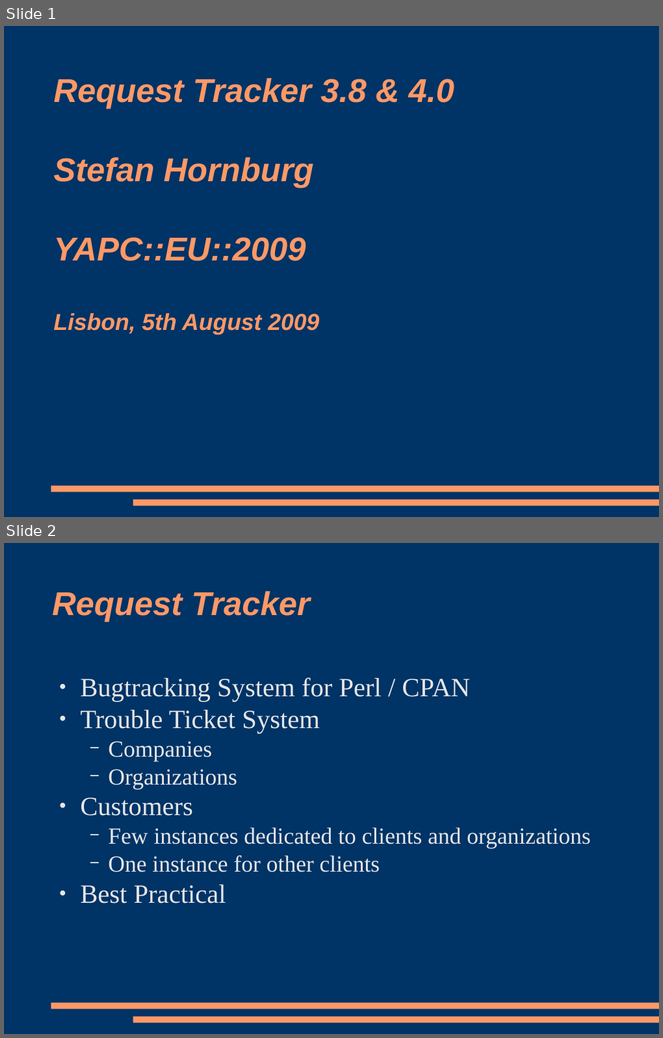
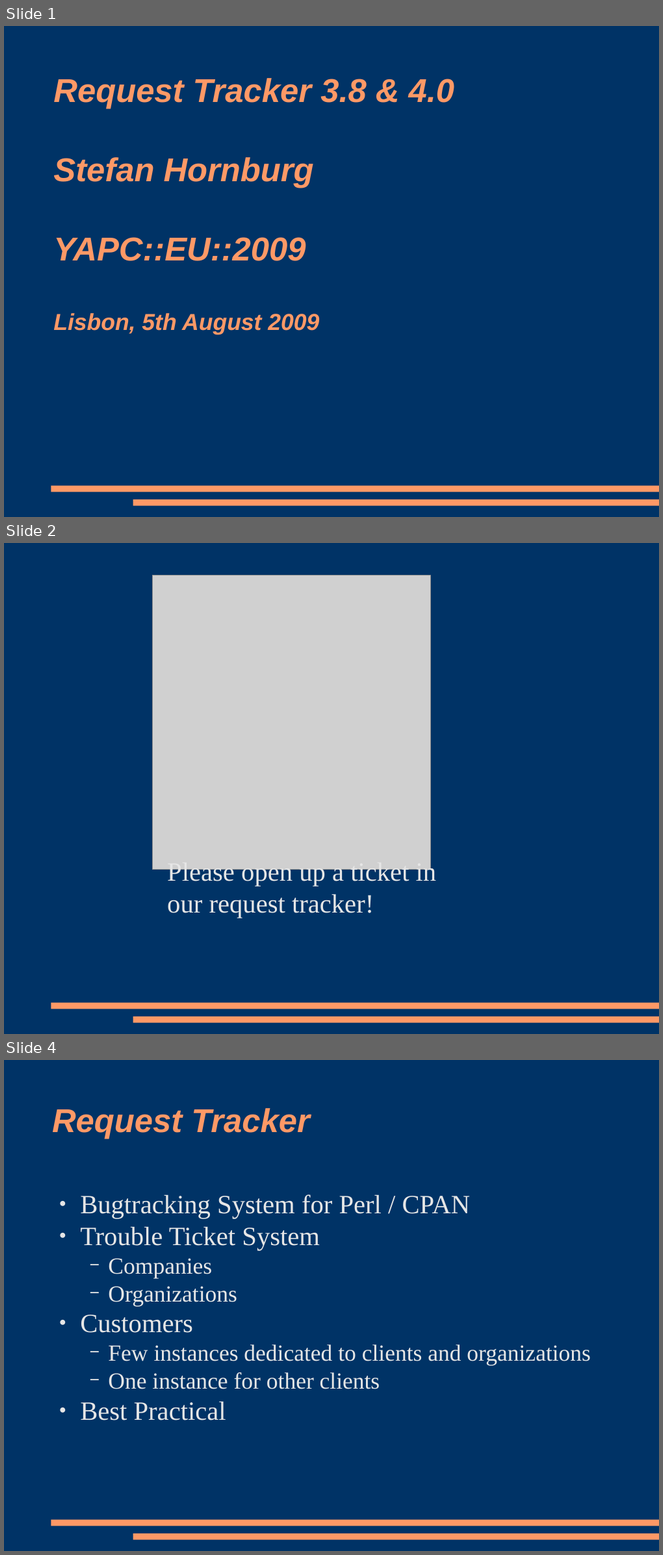
Before and after one commit to racke/Presentations, a slide deck: yapc2009/rt38.odp. Shown one above the other, each under a label of ours: slides 1 and 2 before the commit, slides 1, 2 and 4 after it; the slides between them are not shown. The pictures are 663x1038 and 663x1555 pixels, drawn with LibreOffice and Linux fonts; fonts in the diff are those of the drawing; grey boxes stand for pictures. Boxes give left, top, right and bottom in pixels: in the first picture for what was removed or moved away, otherwise in the second. Text is boxed around its words. In the diff, an @@ line names an element or a change of style, - is before the commit and + after.

```diff
--- a/yapc2009/rt38.odp
+++ b/yapc2009/rt38.odp
@@ slide 2 added at [4,543,659,1034], background #003366; not listed: 2 template elements that a slide beside it also shows @@
@@ picture added at [153,575,431,870] @@
@@ text added at [167,861,437,918], 32 pt, text #E6E6E6 @@
+Please open up a ticket in our request tracker!
@@ what was slide 2 is now slide 4 @@
```
Also in this commit, not shown: 7 slides changed, 5 other slides added.
